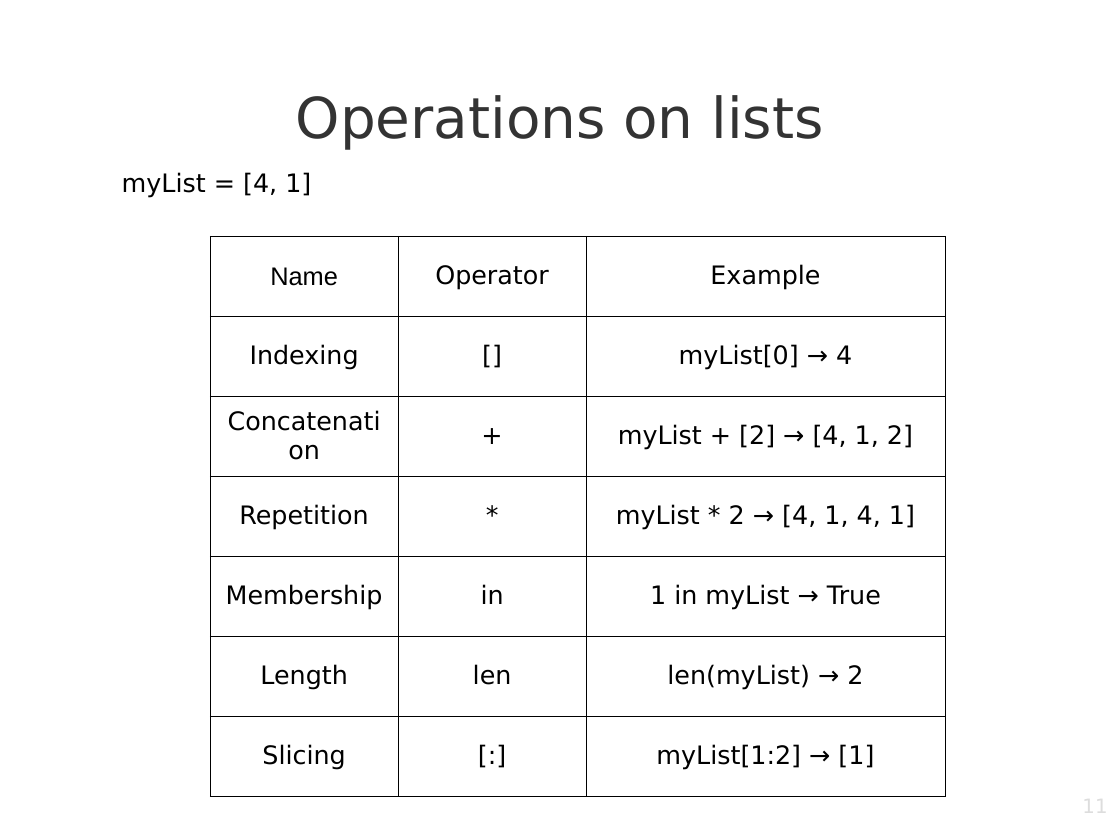
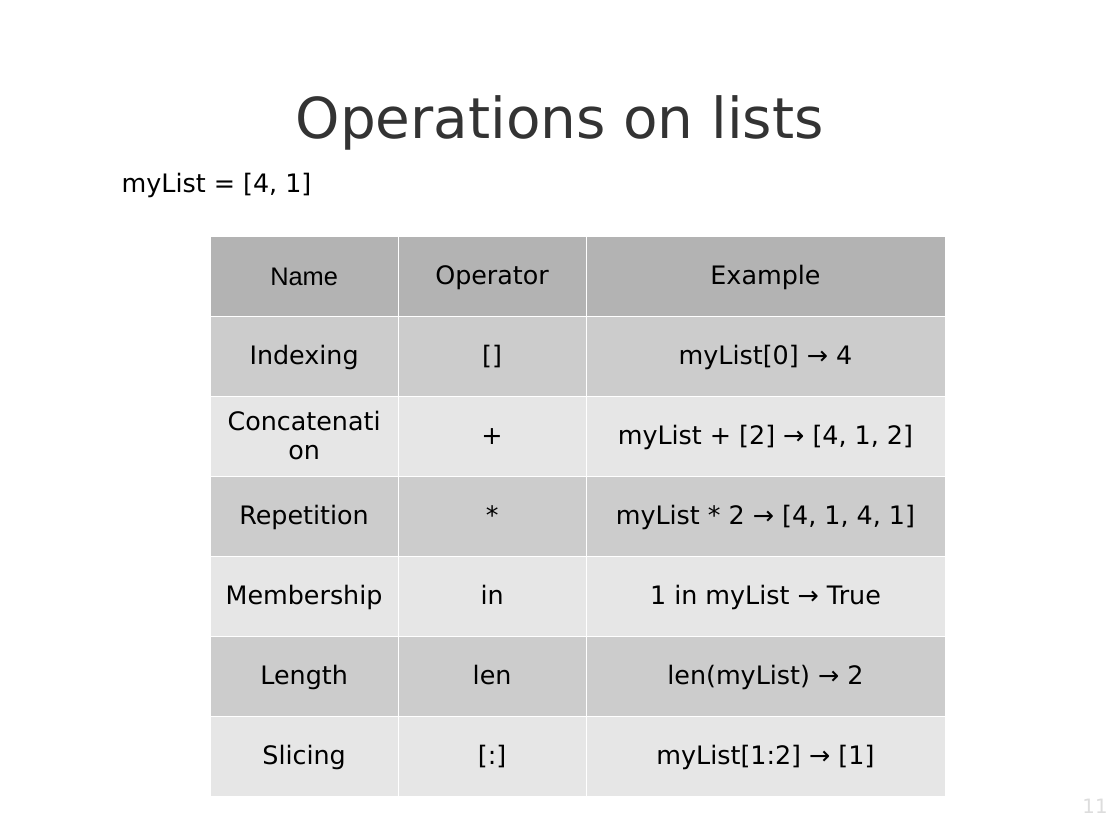
Before and after one commit to PabloMosUU/UssPython, a slide deck: slide 11 of LectureNotes/Unit2.2/Unit2.2 Recursion Data Structures I Presentation.odp. Drawn at 1120x840 pixels with LibreOffice and Linux fonts; fonts in the diff are those of the drawing; background and template pictures are left out. Boxes give left, top, right and bottom in pixels: in the first picture for what was removed or moved away, otherwise in the second. Text is boxed around its words. In the diff, an @@ line names an element or a change of style, - is before the commit and + after.

```diff
--- a/LectureNotes/Unit2.2/Unit2.2 Recursion Data Structures I Presentation.odp
+++ b/LectureNotes/Unit2.2/Unit2.2 Recursion Data Structures I Presentation.odp
@@ table at [210, 236, 945, 796] @@
@@ fill none to #B3B3B3 in row 1 @@
@@ fill none to #CCCCCC in 9 cells @@
@@ fill none to #E6E6E6 in 9 cells @@
@@ borders changed @@
```
Also in this commit, not shown: 2 other slides changed, 12 other files.
